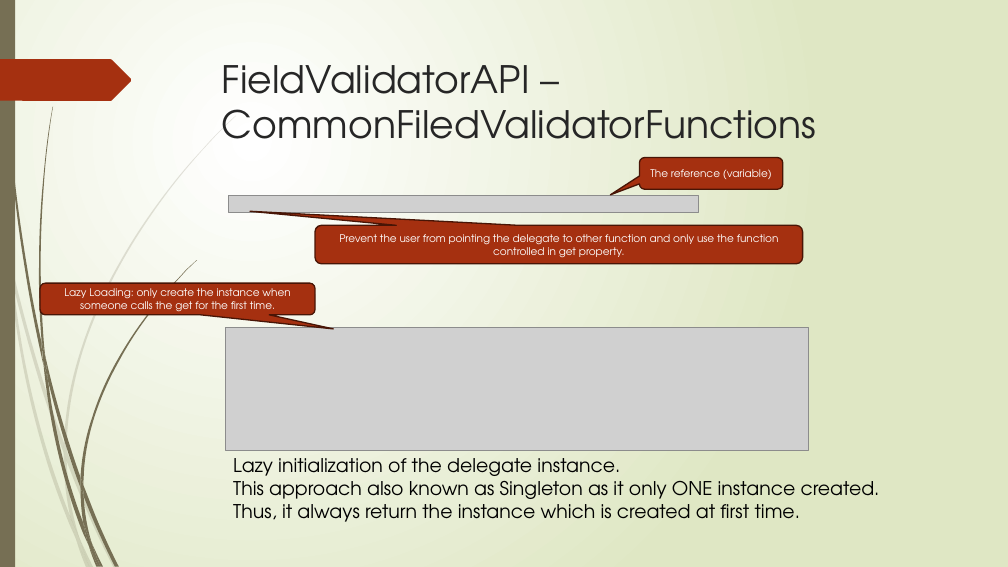
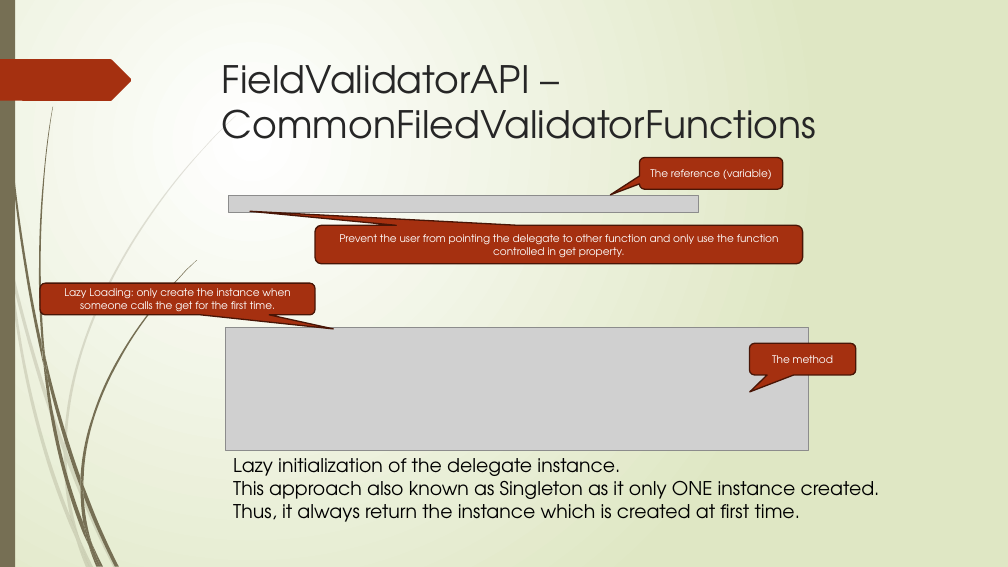
Before and after one commit to kenshih1989/CSharp_Delegates_ClubMembershipApplication, a slide deck: slide 13 of Cycling Club Registration App Note.pptx. Drawn at 1008x567 pixels with LibreOffice and Linux fonts; fonts in the diff are those of the drawing; grey boxes stand for pictures. Boxes give left, top, right and bottom in pixels: in the first picture for what was removed or moved away, otherwise in the second. Text is boxed around its words. In the diff, an @@ line names an element or a change of style, - is before the commit and + after.

```diff
--- a/Cycling Club Registration App Note.pptx
+++ b/Cycling Club Registration App Note.pptx
@@ rounded speech box added at <box>749,343,856,375</box>, fill #A53010, outline #481507 1.25 pt, 10 pt, text #FFFFFF @@
+The method
```
Also in this commit, not shown: 5 slides added, 23 other files.
